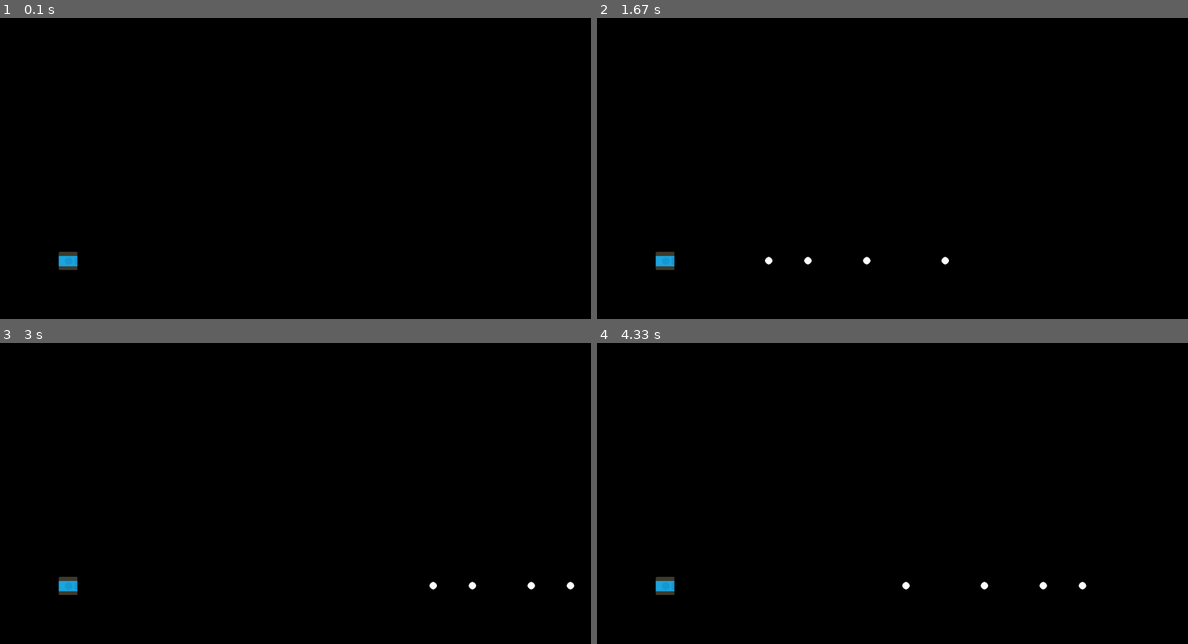
Above: before the commit, frames 1-4 (two rows, left to right).
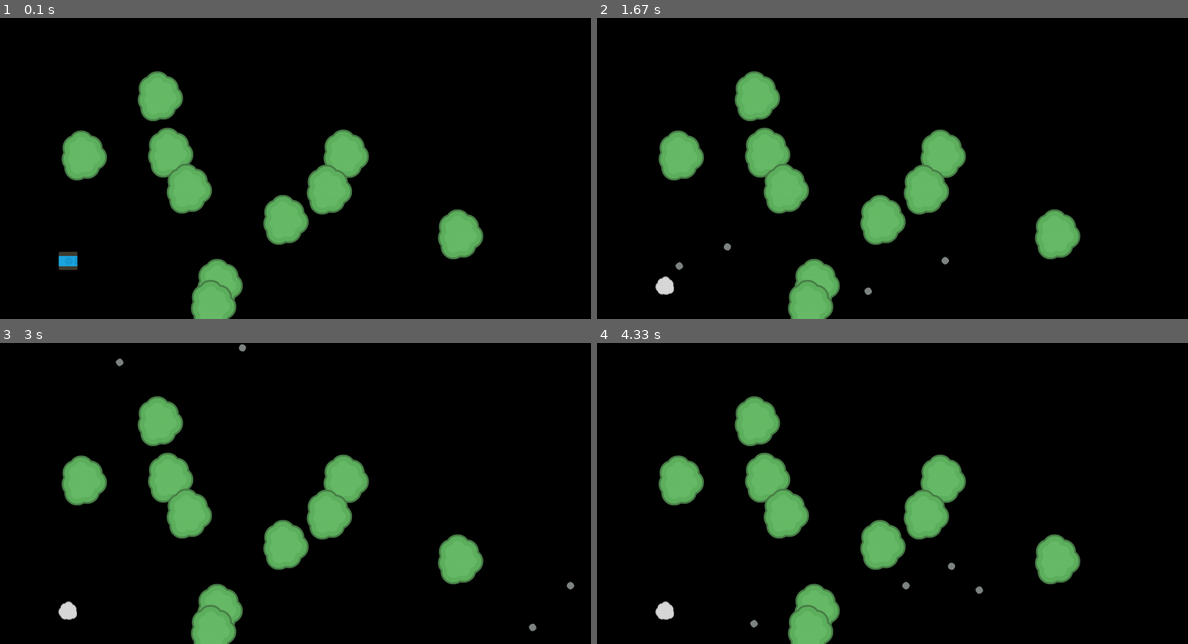
Above: after the commit, the same moments.

Repository: ryangrossGitHub/py-game-tanks
Game: pygame game, started from app.py
The game is run twice, just before and just after one commit, with the same random seed, the same clock (stepped at 60 frames per second) and the same inputs.
Inputs:
- Up to frame 1 (0.1 s): no input
- Up to frame 2 (1.67 s): tap Space at 0.33, 0.73, 1.03, 1.23 s; hold D 0.67-1.13 s; hold W 1.17-1.47 s
- Up to frame 3 (3 s): no input
- Up to frame 4 (4.33 s): no input

The runs differ from the first frame. In frame 1, 9.0% of the frame differs, in the area x 10-82%, y 17-100%; in frame 2, 9.5%; in frame 3, 9.6%, in the area x 9-98%, y 0-100%; in frame 4, 9.6%.

Commit message:
Added movement, obstacle, and global class. Still need to implement obstacle collision detection for player and projectiles.

Diff:
--- /dev/null
+++ b/Globals.py
@@ -0,0 +1,3 @@
+class Globals:
+    SCREEN_WIDTH = 0
+    SCREEN_HEIGHT = 0
--- /dev/null
+++ b/Movement.py
@@ -0,0 +1,19 @@
+import math
+
+# Movement may be a class but it is static and
+# follows a functional paradigm (no state, no side-effects, pure functions only)
+#
+# This allows for code re-use without falling into the OOP inheritance trap
+class Movement():
+    def calc_move_x(speed, angle, x):
+        dx = speed * math.cos(math.radians(angle))
+        return x + dx
+
+    def calc_move_y(speed, angle, y):
+        dy = speed * math.sin(math.radians(angle))
+        return y - dy
+
+    def calc_projectile_starting_point(centerx, centery, width, height, angle):
+        projectile_x = centerx + (width / 2 + 20) * math.cos(math.radians(angle))
+        projectile_y = centery - (height / 2 + 20) * math.sin(math.radians(angle))
+        return (projectile_x, projectile_y)
--- /dev/null
+++ b/Obstacle.py
@@ -0,0 +1,14 @@
+import pygame
+from pygame.locals import *
+from Globals import Globals
+import random
+
+class Obstacle(pygame.sprite.Sprite):
+    def __init__(self):
+        super().__init__()
+        self.image = pygame.image.load("assets/PNG/Environment/treeLarge.png").convert_alpha()
+        self.rect = self.image.get_rect()
+        self.rect.center = (random.randint(0, Globals.SCREEN_WIDTH), random.randint(0, Globals.SCREEN_HEIGHT))
+
+    def draw(self, surface):
+        surface.blit(self.image, self.rect)
--- a/Player.py
+++ b/Player.py
@@ -2,79 +2,67 @@
 from pygame.locals import *
 import math
 from Projectile import Projectile
+from Movement import Movement
+from Globals import Globals
 
 class Player(pygame.sprite.Sprite):
     def __init__(self):
         super().__init__()
-        self.original_image = pygame.image.load("assets/PNG/Tanks/tankBlue.png").convert_alpha()
+        self.set_image("assets/PNG/Tanks/tankBlue.png")
+        self.rect = self.image.get_rect()
+        self.rect.center = (160, 520)
+        self.angle = 0
+        self.speed = 3
+        self.projectile_group = pygame.sprite.Group()  # Group for projectiles
+        self.can_shoot = True  # Flag to prevent rapid fire
+        self.is_dead = False  # Flag to prevent movement and firing
+
+        # Keep player within screen bounds
+        self.rect.clamp_ip(pygame.Rect(0, 0, Globals.SCREEN_WIDTH, Globals.SCREEN_HEIGHT))
+
+    def set_image(self, image_path):
+        self.original_image = pygame.image.load(image_path).convert_alpha()
         self.original_image = pygame.transform.rotate(self.original_image, 90)
         self.original_image = pygame.transform.scale(self.original_image, (40, 40))
         self.image = self.original_image.copy()
-        self.rect = self.image.get_rect()
-        self.rect.center = (160, 520)
-        self.angle = 0
-        self.speed = 3  # Add a speed attribute
-        self.projectile_group = pygame.sprite.Group()  # Group for projectiles
-        self.can_shoot = True  # Add a flag to control shooting rate
 
-    def update(self, SCREEN_WIDTH, SCREEN_HEIGHT):
-        pressed_keys = pygame.key.get_pressed()
+    def update(self):
+        if not self.is_dead:
+            pressed_keys = pygame.key.get_pressed()
 
-        # Rotation
-        if pressed_keys[K_LEFT]:
-            self.angle += 3
-            self.rotate()
-        if pressed_keys[K_RIGHT]:
-            self.angle -= 3
-            self.rotate()
+            # Shooting
+            if pressed_keys[K_SPACE] and self.can_shoot:  # Check the flag
+                self.shoot()
+                self.can_shoot = False  # Prevent shooting again until released
 
-        # Movement (forward/backward in direction of angle)
-        if pressed_keys[K_UP]:
-            self.move_forward(SCREEN_WIDTH, SCREEN_HEIGHT)
-        if pressed_keys[K_DOWN]:
-            self.move_backward(SCREEN_WIDTH, SCREEN_HEIGHT)
+            if not pressed_keys[K_SPACE]: #Reset the flag when the space bar is released
+                self.can_shoot = True
 
-        # Shooting
-        if pressed_keys[K_SPACE] and self.can_shoot:  # Check the flag
-            self.shoot()
-            self.can_shoot = False  # Prevent shooting again until released
+            # Rotation
+            if pressed_keys[K_a]:
+                self.angle += 3
+                self.rotate()
+            if pressed_keys[K_d]:
+                self.angle -= 3
+                self.rotate()
 
-        if not pressed_keys[K_SPACE]: #Reset the flag when the space bar is released
-            self.can_shoot = True
+            # Movement (forward/backward in direction of angle)
+            if pressed_keys[K_w]:
+                self.move_forward()
+            if pressed_keys[K_s]:
+                self.move_backward()
 
         # Update projectiles
-        self.projectile_group.update(SCREEN_WIDTH, SCREEN_HEIGHT)
+        self.projectile_group.update()
+        self.check_collisions()
 
-    def shoot(self):
-        # Calculate projectile starting position *outside* the player
-        projectile_x = self.rect.centerx + (self.image.get_width() / 2 + 20) * math.cos(math.radians(self.angle))
-        projectile_y = self.rect.centery - (self.image.get_height() / 2 + 20) * math.sin(math.radians(self.angle))
-        projectile_position = (projectile_x, projectile_y)
+    def move_forward(self):
+        self.rect.x = Movement.calc_move_x(self.speed, self.angle, self.rect.x)
+        self.rect.y = Movement.calc_move_y(self.speed, self.angle, self.rect.y)
 
-        projectile = Projectile(projectile_position, self.angle)
-        self.projectile_group.add(projectile)
-
-    def move_forward(self, SCREEN_WIDTH, SCREEN_HEIGHT):
-        # Calculate movement based on angle
-        dx = self.speed * math.cos(math.radians(self.angle))
-        dy = self.speed * math.sin(math.radians(self.angle))
-
-        self.rect.x += dx
-        self.rect.y -= dy  # Subtract dy because pygame's y-axis is inverted
-
-        # Keep player within screen bounds (optional, but recommended)
-        self.rect.clamp_ip(pygame.Rect(0, 0, SCREEN_WIDTH, SCREEN_HEIGHT))  #clamp_ip keeps the sprite within the rectangle
-
-    def move_backward(self, SCREEN_WIDTH, SCREEN_HEIGHT):
-        # Calculate movement based on angle (opposite direction)
-        dx = -self.speed * math.cos(math.radians(self.angle))
-        dy = -self.speed * math.sin(math.radians(self.angle))
-
-        self.rect.x += dx
-        self.rect.y -= dy  # Subtract dy because pygame's y-axis is inverted
-
-        # Keep player within screen bounds (optional, but recommended)
-        self.rect.clamp_ip(pygame.Rect(0, 0, SCREEN_WIDTH, SCREEN_HEIGHT))
+    def move_backward(self):
+        self.rect.x = Movement.calc_move_x(-self.speed, self.angle, self.rect.x)
+        self.rect.y = Movement.calc_move_y(-self.speed, self.angle, self.rect.y)
 
     def rotate(self):
         self.image = pygame.transform.rotate(self.original_image, self.angle)
@@ -82,4 +70,24 @@
 
     def draw(self, surface):
         surface.blit(self.image, self.rect)
-        self.projectile_group.draw(surface) #Draw projectiles
+        self.projectile_group.draw(surface)
+
+    def shoot(self):
+        # Calculate projectile starting position outside the player
+        projectile_position = Movement.calc_projectile_starting_point(
+            self.rect.centerx,
+            self.rect.centery,
+            self.image.get_width(),
+            self.image.get_height(),
+            self.angle
+        )
+
+        self.projectile_group.add(
+            Projectile(projectile_position, self.angle)
+        )
+
+    def check_collisions(self):
+        for projectile in self.projectile_group:
+            if pygame.sprite.collide_rect(projectile, self):  # Check for collision
+                self.original_image = self.set_image("assets/PNG/Smoke/smokeGrey5.png")
+                self.is_dead = True
--- a/Projectile.py
+++ b/Projectile.py
@@ -1,12 +1,14 @@
 import pygame
 from pygame.locals import *
 import math
+from Movement import Movement
+from Globals import Globals
 
 class Projectile(pygame.sprite.Sprite):
     def __init__(self, position, angle):
         super().__init__()
         self.image = pygame.Surface([16, 16], pygame.SRCALPHA)
-        pygame.draw.circle(self.image, (255, 255, 255), (8, 8), 8)
+        pygame.draw.circle(self.image, (126, 133, 132), (8, 8), 8)
         self.image = pygame.transform.rotate(self.image, angle)
         self.rect = self.image.get_rect()
         self.rect.center = position
@@ -14,24 +16,25 @@
         self.speed = 7
         self.bounce_count = 0  # Keep track of bounces
 
-    def update(self, SCREEN_WIDTH, SCREEN_HEIGHT):
-        dx = self.speed * math.cos(math.radians(self.angle))
-        dy = self.speed * math.sin(math.radians(self.angle))
-        self.rect.x += dx
-        self.rect.y -= dy
+    def update(self):
+        self.move_forward()
 
         if self.rect.left < 0:
             self.bounce_count += 1
             self.angle = 180 - self.angle #Reverse horizontal angle
-        elif self.rect.right > SCREEN_WIDTH:
+        elif self.rect.right > Globals.SCREEN_WIDTH:
             self.bounce_count += 1
             self.angle = 180 - self.angle #Reverse horizontal angle
         elif self.rect.top < 0:
             self.bounce_count += 1
             self.angle = -self.angle #Reverse vertical angle
-        elif self.rect.bottom > SCREEN_HEIGHT:
+        elif self.rect.bottom > Globals.SCREEN_HEIGHT:
             self.bounce_count += 1
             self.angle = -self.angle #Reverse vertical angle
 
         if self.bounce_count > 2:  # Kill after two bounces
             self.kill()
+
+    def move_forward(self):
+        self.rect.x = Movement.calc_move_x(self.speed, self.angle, self.rect.x)
+        self.rect.y = Movement.calc_move_y(self.speed, self.angle, self.rect.y)
--- a/app.py
+++ b/app.py
@@ -2,6 +2,8 @@
 from pygame.locals import *
 import random
 from Player import Player
+from Globals import Globals
+from Obstacle import Obstacle
 
 pygame.init()
 
@@ -9,48 +11,22 @@
 FramePerSec = pygame.time.Clock()
 
 # Predefined some colors
-BLUE  = (0, 0, 255)
-RED   = (255, 0, 0)
-GREEN = (0, 255, 0)
 BLACK = (0, 0, 0)
-WHITE = (255, 255, 255)
 
 # Screen information
 DISPLAY_INFO = pygame.display.Info()
-SCREEN_WIDTH = DISPLAY_INFO.current_w
-SCREEN_HEIGHT = DISPLAY_INFO.current_h - 75
+Globals.SCREEN_WIDTH = DISPLAY_INFO.current_w
+Globals.SCREEN_HEIGHT = DISPLAY_INFO.current_h - 75
 
-DISPLAYSURF = pygame.display.set_mode((SCREEN_WIDTH,SCREEN_HEIGHT))
+DISPLAYSURF = pygame.display.set_mode((Globals.SCREEN_WIDTH, Globals.SCREEN_HEIGHT))
 pygame.display.set_caption("Tanks")
 
+P1 = Player()
 
-class Enemy(pygame.sprite.Sprite):
-      def __init__(self):
-        super().__init__()
-        self.image = pygame.image.load("assets/PNG/Tanks/tankRed.png")
-        self.rect = self.image.get_rect()
-        self.rect.center=(random.randint(40,SCREEN_WIDTH-40),0)
-
-      def move(self):
-        self.rect.move_ip(0,10)
-        if (self.rect.bottom > 600):
-            self.rect.top = 0
-            self.rect.center = (random.randint(30, 370), 0)
-
-      def draw(self, surface):
-        surface.blit(self.image, self.rect)
-
-P1 = Player()
-E1 = Enemy()
-
-def check_collisions():
-    # Projectile collision detection
-    for projectile in P1.projectile_group:
-        if pygame.sprite.collide_rect(projectile, P1):  # Check for collision
-            while True:
-                pygame.time.wait(5000)
-                P1.projectile_group.empty()
-                break
+trees = pygame.sprite.Group()
+for i in range(10):
+    tree = Obstacle()
+    trees.add(tree)
 
 while True:
     for event in pygame.event.get():
@@ -58,13 +34,11 @@
             pygame.quit()
             sys.exit()
 
-    P1.update(SCREEN_WIDTH, SCREEN_HEIGHT)
-    # E1.move()
+    P1.update()
 
-    check_collisions()
     DISPLAYSURF.fill(BLACK)
+    trees.draw(DISPLAYSURF)
     P1.draw(DISPLAYSURF)
-    # E1.draw(DISPLAYSURF)
 
     pygame.display.update()
     FramePerSec.tick(FPS)
Binary file added: Screenshot.png
Not shown, added: readme.md
